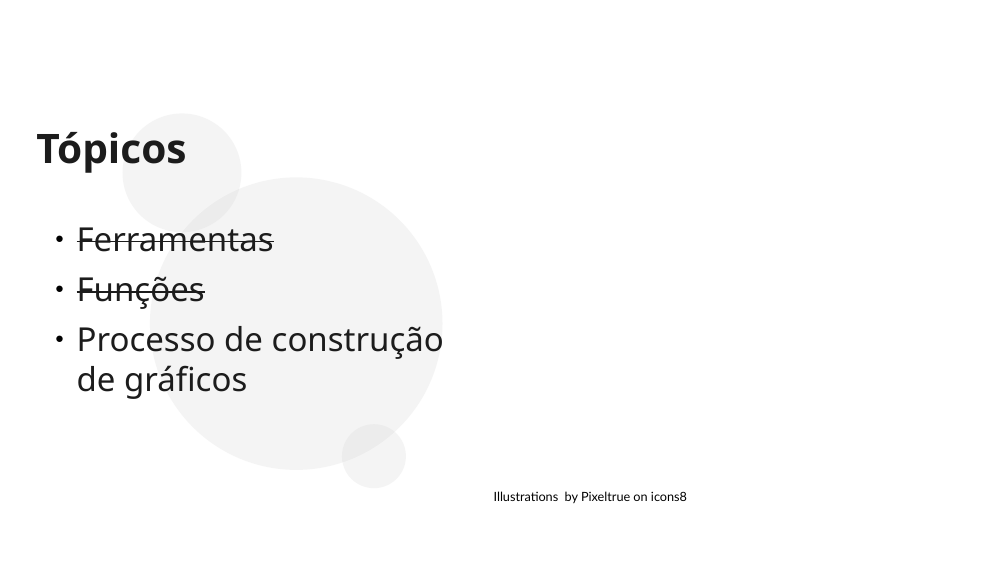
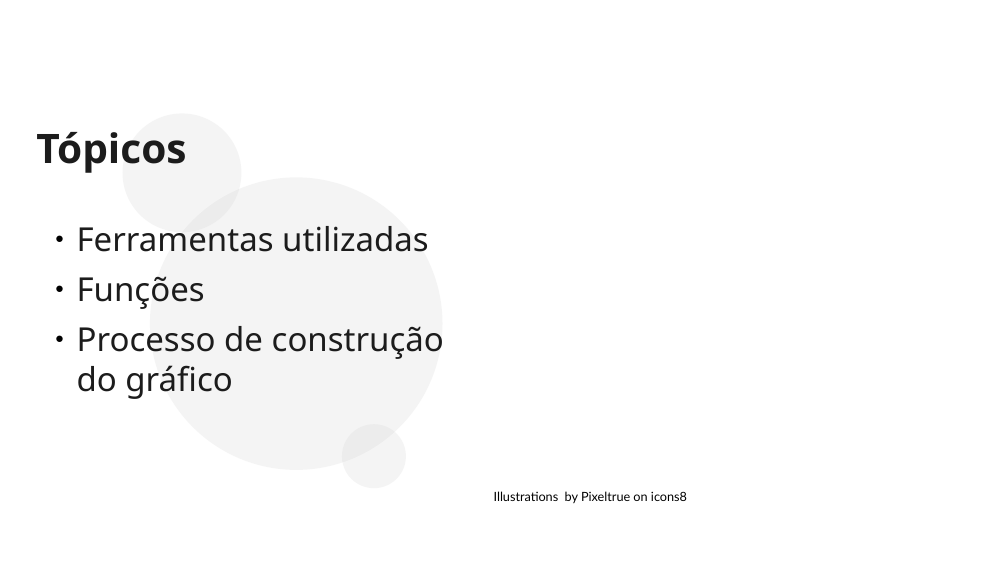
Before and after one commit to Lucasitron/Grafico_scilab, a slide deck: slide 4 of apresentação/Scilab.odp (slide 8 before the commit). Drawn at 1008x567 pixels with LibreOffice and Linux fonts; fonts in the diff are those of the drawing; background and template pictures are left out. Boxes give left, top, right and bottom in pixels: in the first picture for what was removed or moved away, otherwise in the second. Text is boxed around its words. In the diff, an @@ line names an element or a change of style, - is before the commit and + after.

```diff
--- a/apresentação/Scilab.odp
+++ b/apresentação/Scilab.odp
@@ text at [77, 226, 429, 252]: text changed @@
-● Ferramentas
+● Ferramentas utilizadas
@@ text "Funções" at [77, 276, 205, 309]: strikethrough off @@
@@ text at [77, 326, 444, 399]: text changed @@
-● Processo de construção de gráficos
+● Processo de construção do gráfico
```
Also in this commit, not shown: 10 other slides changed, 1 slide removed, 2 other files.
